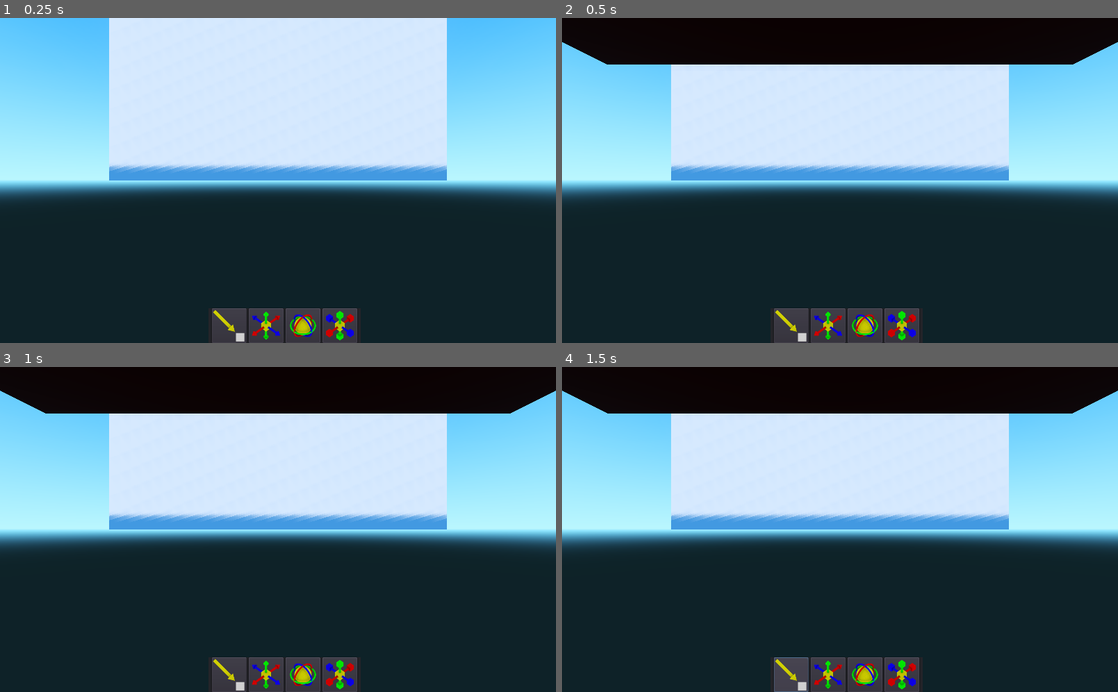
Above: before the commit, frames 1-4 (two rows, left to right).
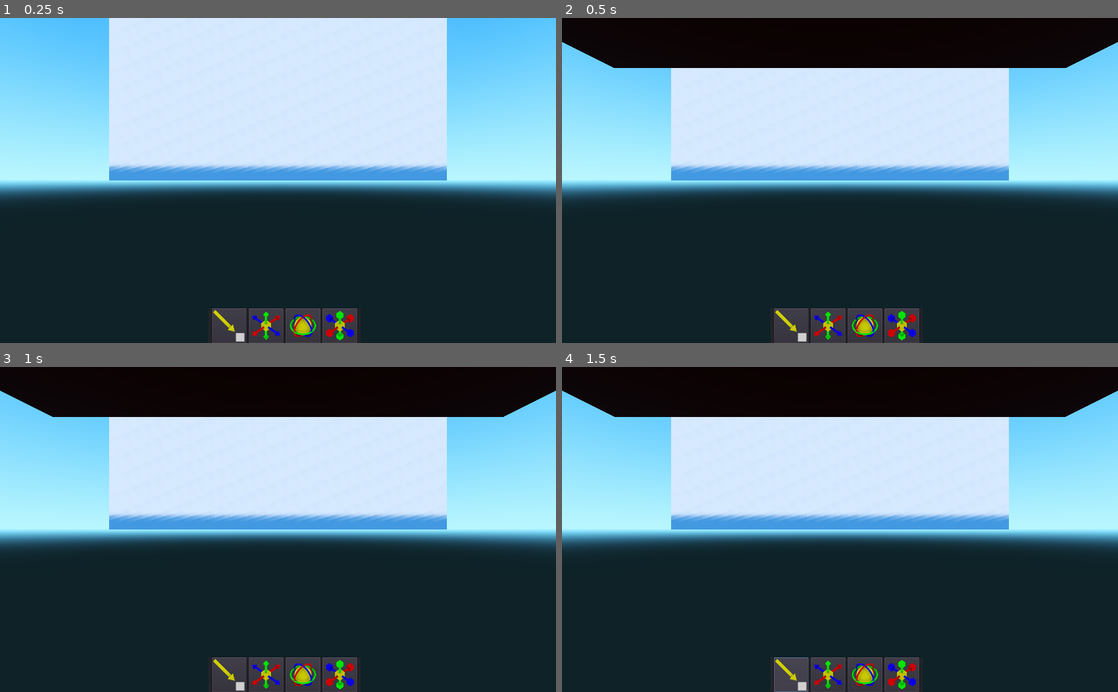
Above: after the commit, the same moments.

Repository: ujjwal3067/sim
Game: Godot game, scene res://Example_Scene.tscn
Same seed, same stepped clock (60 frames per second), same inputs: the game is played once before the commit and once after it.
Inputs (mouse positions are in pixels of both pictures, inside the frame that each line leads up to):
- Up to frame 1 (0.25 s): no input
- Up to frame 2 (0.5 s): no input
- Up to frame 3 (1 s): move the mouse to (400, 513) at 0.52 s; click (400, 513) at 0.67 s
- Up to frame 4 (1.5 s): click (789, 675) at 1.25 s

Frame 1 is identical in both runs. In frame 2, 0.9% of the frame differs, in the area x 8-92%, y 14-16%; in frame 3, 0.9%; in frame 4, 0.9%.
Error after the commit: Parse Error: Expected an indented block after "if". (res://Editor_Camera_Controller.gd:42)

Commit message:
added freelook camera controller

Diff:
--- /dev/null
+++ b/core/Editor_Camera_Controller.gd
@@ -0,0 +1,41 @@
+extends Spatial
+
+# the editor_controller_controller parent node
+var editor_controller
+
+signal physics_object_selected(object)
+
+# class variables
+const NORMAL_COLLISION_LAYER  = -1
+const MOVE_SPEED = 2
+const SHIFT_SPEED = 20
+const MOUSE_SENSITIVITY = 0.05
+var view_camera = null
+const CAMER_MAX_ROTATION_ANGLE = 70
+var send_raycast = false;
+
+func _ready():
+	editor_controller = get_parent()
+	view_camera = get_node("View_Camera")
+
+func _process(delta):
+	if (Input.is_mouse_button_pressed(BUTTON_RIGHT)):
+		if(Input.get_mouse_mode()!= Input.MOUSE_MODE_CAPTURED):
+			Input.set_mouse_mode(Input.MOUSE_MODE_CAPTURED)
+
+		editor_controller.is_in_freelook_mode = true # editor in the freelook mode
+	else:
+		if (Input.get_mouse_mode()!= Input.MOUSE_MODE_VISIBLE):
+			Input.set_mouse_mode(Input.MOUSE_MODE_VISIBLE)
+
+		editor_controller.is_in_freelook_mode = false  # editor no longer in the freelook mode
+
+	if (editor_controller.is_in_freelook_mode == true):
+		process_movement(delta)
+
+func process_movement(delta):
+	var movement_vector = Vector3(0,0,0)
+	var movement_speed = MOVE_SPEED  # scalar
+
+	# freelook camera input
+	if (Input.is_action_just_pressed("editor_move_backward")== true):
--- a/core/Example_Scene.tscn
+++ b/core/Example_Scene.tscn
@@ -1,10 +1,11 @@
-[gd_scene load_steps=34 format=2]
+[gd_scene load_steps=35 format=2]
 
 [ext_resource path="res://Editor_Gizmo_Icon_Select.png" type="Texture" id=1]
 [ext_resource path="res://Editor_Gizmo_Icon_Translation.png" type="Texture" id=2]
 [ext_resource path="res://Editor_Gizmo_Icon_Rotation.png" type="Texture" id=3]
 [ext_resource path="res://Editor_Gizmo_Icon_Scale.png" type="Texture" id=4]
 [ext_resource path="res://Editor_Controller.gd" type="Script" id=5]
+[ext_resource path="res://Editor_Camera_Controller.gd" type="Script" id=6]
 
 [sub_resource type="CubeMesh" id=1]
 size = Vector3( 20, 1, 20 )
@@ -147,6 +148,7 @@
 transform = Transform( 1, 0, 0, 0, 1, 0, 0, 0, 1, 0, 2, 0 )
 
 [node name="MeshInstance" type="MeshInstance" parent="Normal_Objects/RigidBody_Box"]
+transform = Transform( 1, 0, 0, 0, 1, 0, 0, 0, 1, 0, 0, -0.0308037 )
 mesh = SubResource( 5 )
 material/0 = SubResource( 6 )
 
@@ -200,6 +202,9 @@
 anchor_bottom = 1.0
 mouse_filter = 2
 expand = true
+__meta__ = {
+"_edit_use_anchors_": false
+}
 
 [node name="Gizmo_Selection" type="Panel" parent="Editor_Controller/Editor_UI"]
 anchor_left = 0.5
@@ -493,6 +498,7 @@
 material/0 = SubResource( 23 )
 
 [node name="Editor_Camera_Controller" type="Spatial" parent="Editor_Controller"]
+script = ExtResource( 6 )
 
 [node name="View_Camera" type="Camera" parent="Editor_Controller/Editor_Camera_Controller"]
 current = true
